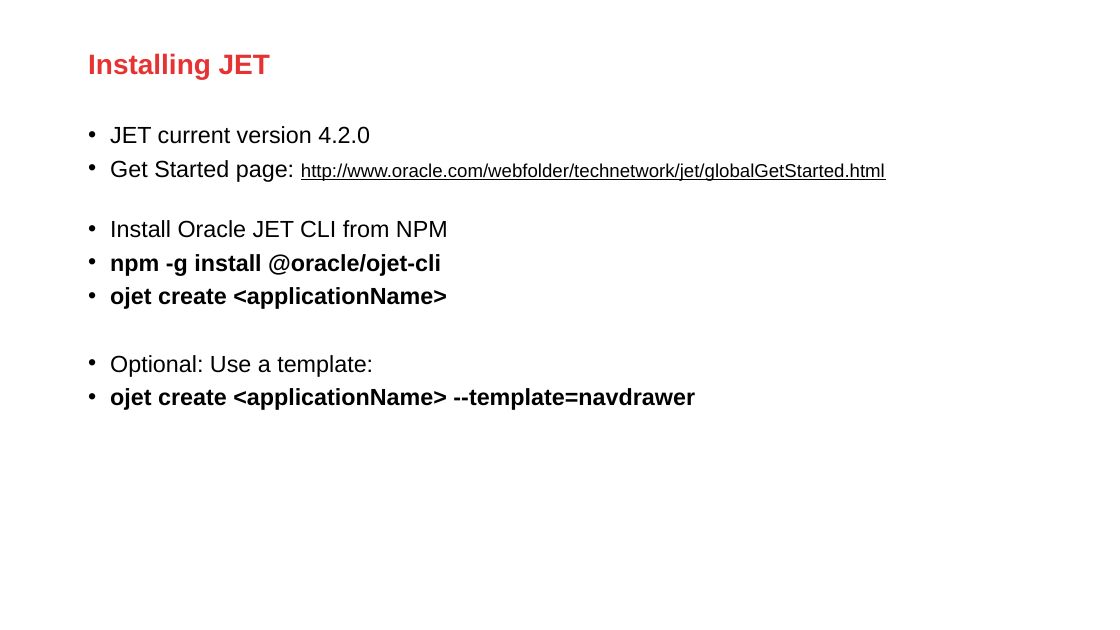
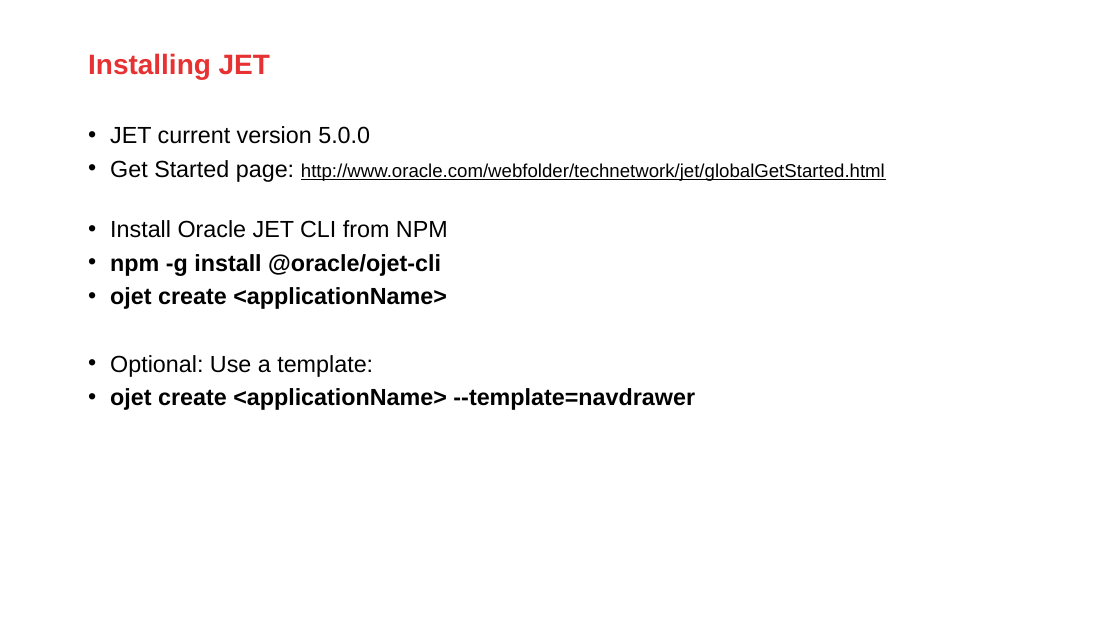
Before and after one commit to jeroenRX/AmisJetTraining, a slide deck: slide 11 of OracleJET_TalentLaunch.pptx. Drawn at 1120x630 pixels with LibreOffice and Linux fonts; fonts in the diff are those of the drawing; background and template pictures are left out. Boxes give left, top, right and bottom in pixels: in the first picture for what was removed or moved away, otherwise in the second. Text is boxed around its words. In the diff, an @@ line names an element or a change of style, - is before the commit and + after.

Commit message:
Updated JET version

```diff
--- a/OracleJET_TalentLaunch.pptx
+++ b/OracleJET_TalentLaunch.pptx
@@ text at (110, 126, 370, 144): text changed @@
-• JET current version 4.2.0
+• JET current version 5.0.0
```
